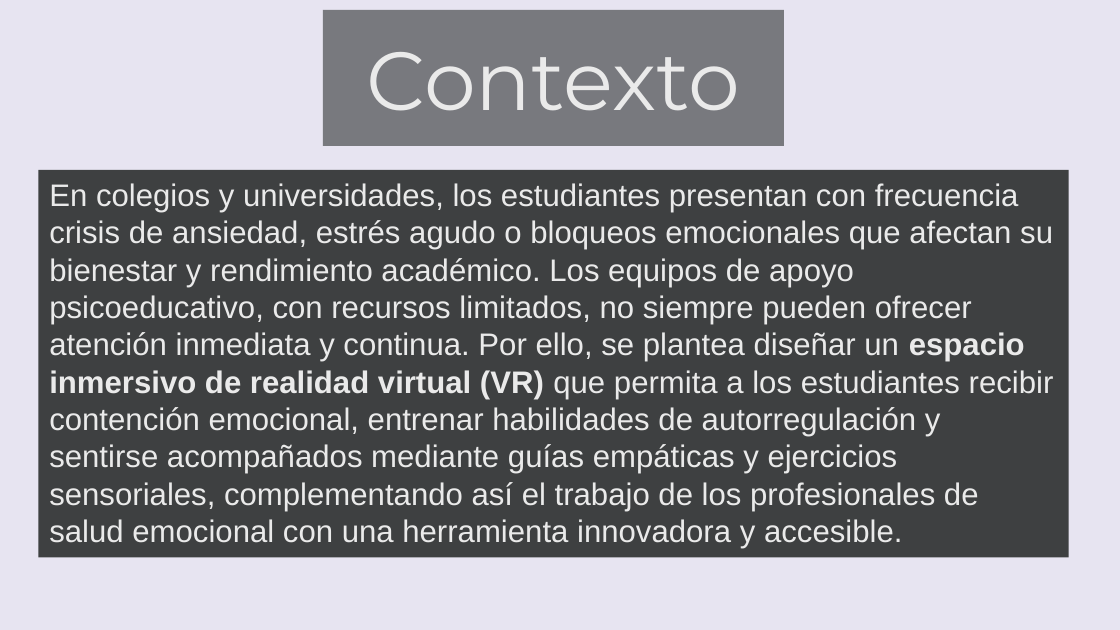
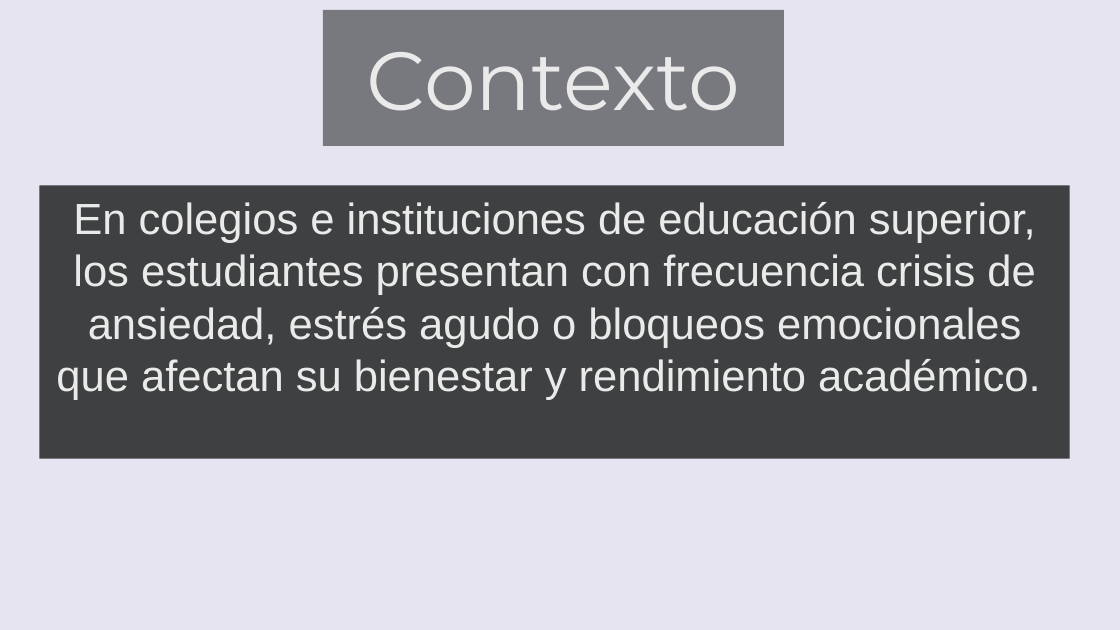
Before and after one commit to DanixaChan/Grupo-2, a slide deck: slide 3 of Fase 1/Evidencias Grupales/CalmaVR-Fase1.pptx. Drawn at 1120x630 pixels with LibreOffice and Linux fonts; fonts in the diff are those of the drawing; background and template pictures are left out. Boxes give left, top, right and bottom in pixels: in the first picture for what was removed or moved away, otherwise in the second. Text is boxed around its words. In the diff, an @@ line names an element or a change of style, - is before the commit and + after.

```diff
--- a/Fase 1/Evidencias Grupales/CalmaVR-Fase1.pptx
+++ b/Fase 1/Evidencias Grupales/CalmaVR-Fase1.pptx
@@ text "En colegios e instituciones de ...": place and size @@
-text "En colegios e instituciones de ..." at [38,170,1068,558]
+text "En colegios e instituciones de ..." at [39,186,1070,459]
@@ text at [56,202,1040,400]: text changed; size 20 to 28 pt @@
-En colegios y universidades, los estudiantes presentan con frecuencia crisis de ansiedad, estrés agudo o bloqueos emocionales que afectan su bienestar y rendimiento académico. Los equipos de apoyo psicoeducativo, con recursos limitados, no siempre pueden ofrecer atención inmediata y continua. Por ello, se plantea diseñar un espacio inmersivo de realidad virtual (VR) que permita a los estudiantes recibir contención emocional, entrenar habilidades de autorregulación y sentirse acompañados mediante guías empáticas y ejercicios sensoriales, complementando así el trabajo de los profesionales de salud emocional con una herramienta innovadora y accesible.
+En colegios e instituciones de educación superior, los estudiantes presentan con frecuencia crisis de ansiedad, estrés agudo o bloqueos emocionales que afectan su bienestar y rendimiento académico.
```
Also in this commit, not shown: 7 other slides changed, 1 slide added, 1 slide removed.
